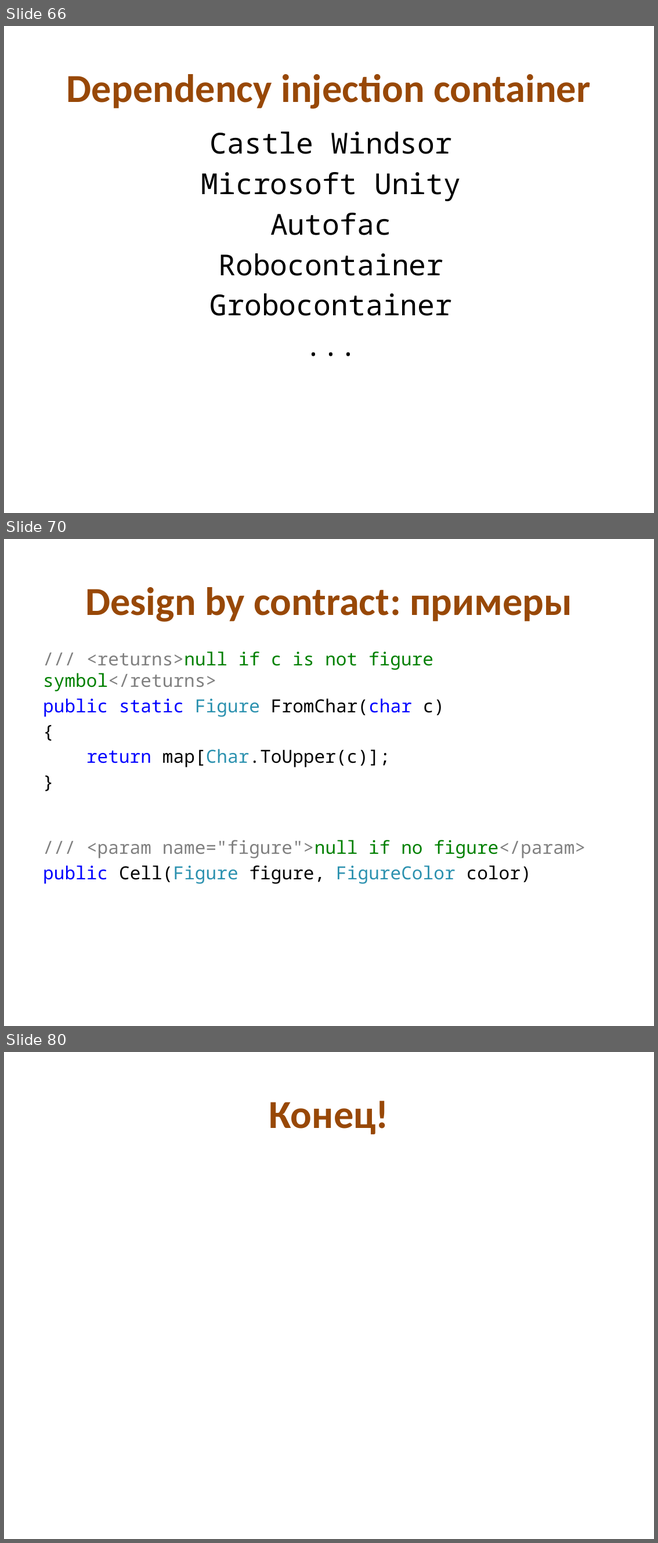
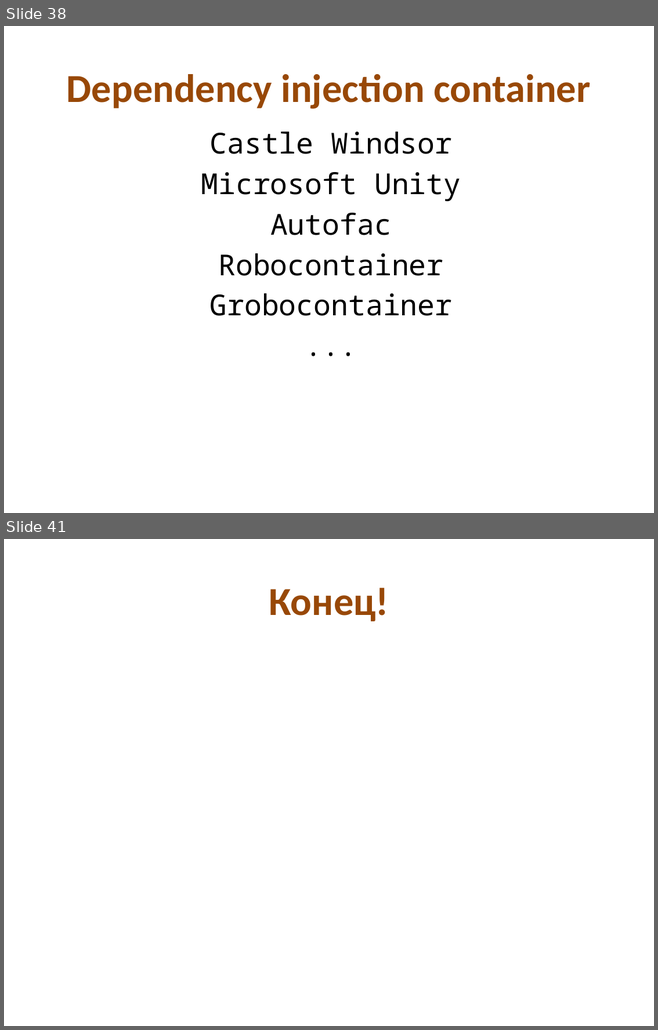
Before and after one commit to kontur-edu/2013, a slide deck: CodeDesign/Проектирование @ КрешКурс2013.pptx. Shown one above the other, each under a label of ours: slides 66, 70 and 80 before the commit, slides 38 and 41 after it; the slides between them are not shown. The pictures are 658x1543 and 658x1030 pixels, drawn with LibreOffice and Linux fonts; fonts in the diff are those of the drawing. Boxes give left, top, right and bottom in pixels: in the first picture for what was removed or moved away, otherwise in the second. Text is boxed around its words. In the diff, an @@ line names an element or a change of style, - is before the commit and + after.

Commit message:
CodeDesign

```diff
--- a/CodeDesign/Проектирование @ КрешКурс2013.pptx
+++ b/CodeDesign/Проектирование @ КрешКурс2013.pptx
@@ slide 70 removed at box(4, 539, 654, 1026), background #FFFFFF @@
@@ title removed at box(85, 587, 572, 622) @@
-Design by contract: примеры
@@ text removed at box(43, 652, 585, 884) @@
-/// <returns>null if c is not figure symbol</returns>
-public static Figure FromChar(char c)
-{
-return map[Char.ToUpper(c)];
-}
-/// <param name="figure">null if no figure</param>
-public Cell(Figure figure, FigureColor color)
@@ what was slide 66 is now slide 38 @@
@@ what was slide 80 is now slide 41 @@
```
Also in this commit, not shown: 12 slides changed, 6 slides added, 44 other slides removed.
